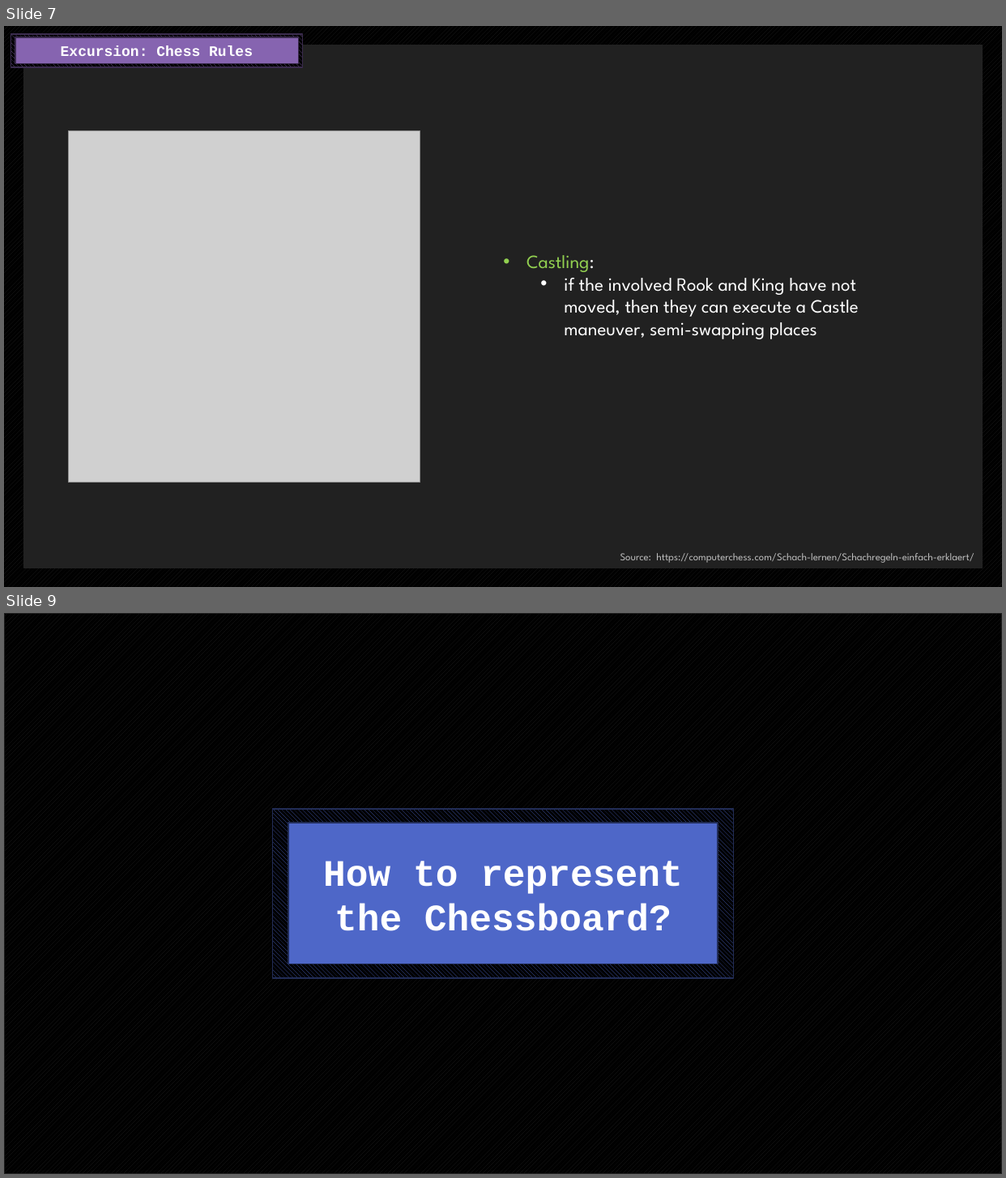
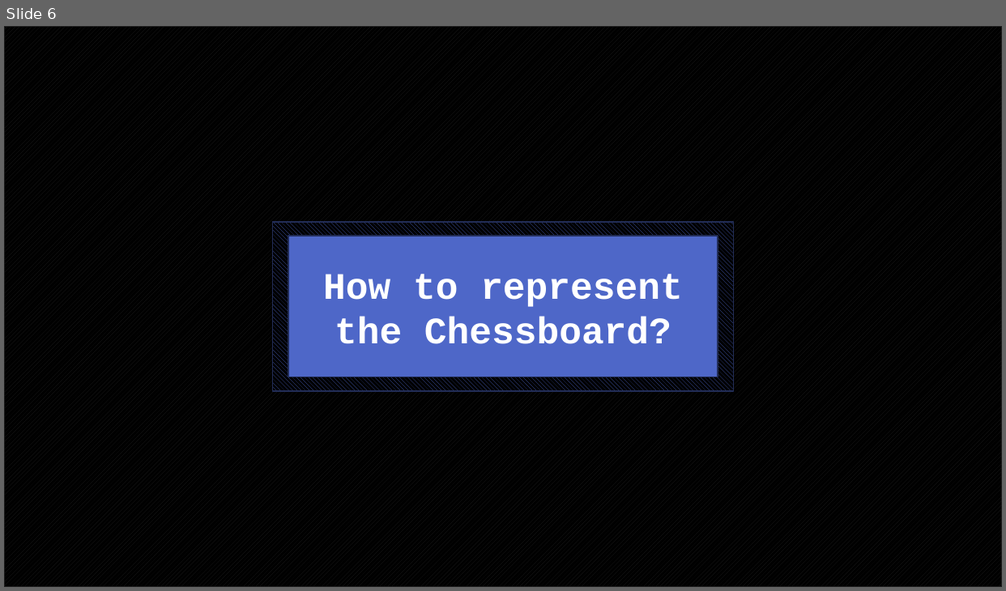
Before and after one commit to endorivium/informational-mastery, a slide deck: KP/1_AbschlussPräsentation/KP_AbschlussPräsentation_Kotlin.pptx. Shown one above the other, each under a label of ours: slides 7 and 9 before the commit, slide 6 after it; the slides between them are not shown. The pictures are 1006x1178 and 1006x591 pixels, drawn with LibreOffice and Linux fonts; fonts in the diff are those of the drawing; grey boxes stand for pictures; background and template pictures are left out. Boxes give left, top, right and bottom in pixels: in the first picture for what was removed or moved away, otherwise in the second. Text is boxed around its words. In the diff, an @@ line names an element or a change of style, - is before the commit and + after.

```diff
--- a/KP/1_AbschlussPräsentation/KP_AbschlussPräsentation_Kotlin.pptx
+++ b/KP/1_AbschlussPräsentation/KP_AbschlussPräsentation_Kotlin.pptx
@@ slide 7 removed at (4,26,1002,587), background pattern #212121 on #000000 @@
@@ rectangle removed at (10,34,303,68) @@
@@ rectangle removed at (15,37,298,63) @@
-Excursion: Chess Rules
@@ rectangle removed at (24,45,982,569) @@
@@ picture removed at (68,130,420,482) @@
@@ text removed at (526,255,859,339) @@
-• Castling:
-  • if the involved Rook and King have not moved, then they can execute a Castle maneuver, semi-swapping places
@@ text removed at (620,553,974,563) @@
-Source: https://computerchess.com/Schach-lernen/Schachregeln-einfach-erklaert/
@@ what was slide 9 is now slide 6 @@
```
Also in this commit, not shown: 6 slides changed, 2 slides added, 2 other slides removed.
